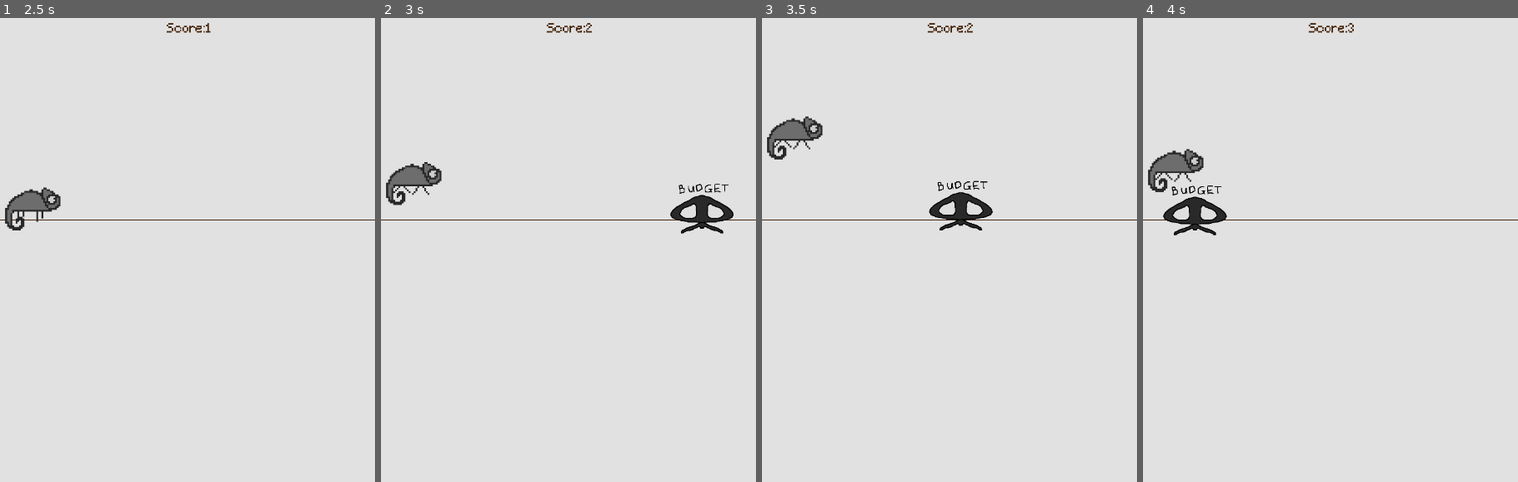
Above: before the commit, frames 1-4 (left to right).
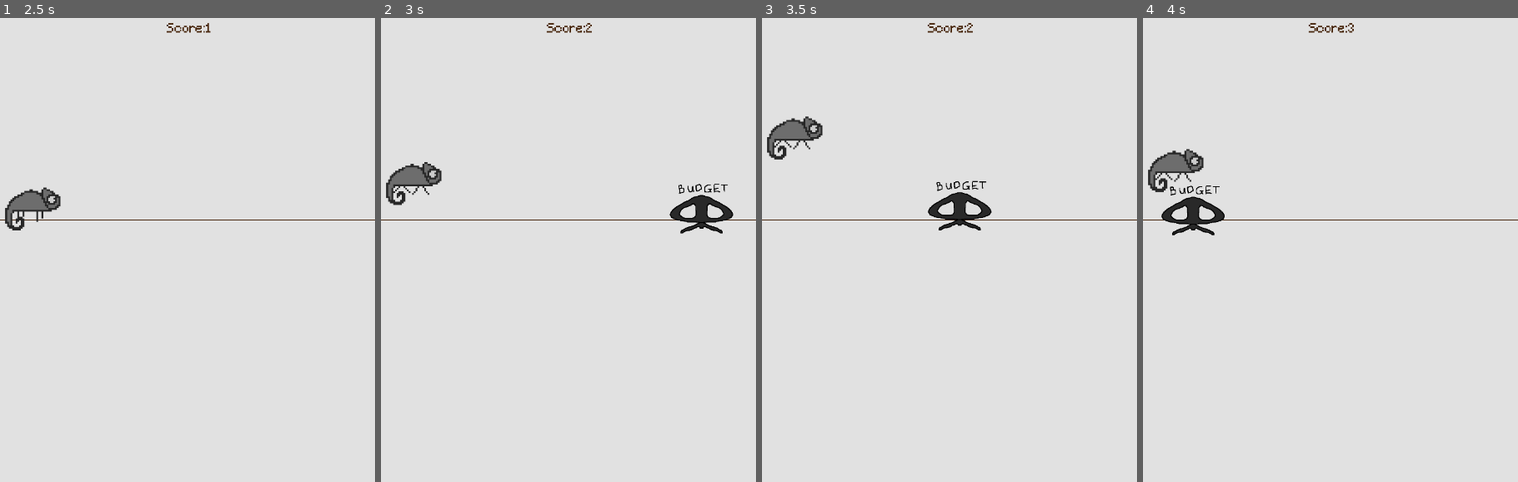
Above: after the commit, the same moments.

Repository: christian-strydom/pixelrun
Game: Godot game, scene res://TitleScreen/TitleScreen.tscn
Two runs of this game, one before a commit and one after it. Both use one fixed random seed, a clock stepped at 60 frames per second and the inputs below.
Inputs:
- Up to frame 1 (2.5 s): tap Enter at 0.5 s; tap Up (jump) at 0.6, 0.77, 1.07, 1.35, 1.52, 1.82, 2.1 s
- Up to frame 2 (3 s): tap Up (jump) at 2.85 s
- Up to frame 3 (3.5 s): tap Up (jump) at 3.02, 3.32 s
- Up to frame 4 (4 s): tap Up (jump) at 3.6, 3.77 s

Frame 1 is identical in both runs. In frame 2, 0.2% of the frame differs, in the area x 76-94%, y 35-47%; in frame 3, 0.3%; in frame 4, 0.5%, in the area x 4-23%, y 36-47%.

Commit message:
Monsters spawn at random times. Running speed increases over time.

Diff:
--- a/Level/Level.gd
+++ b/Level/Level.gd
@@ -1,14 +1,21 @@
 extends Node
-
+var RunSpeed = 1
 
 const OBSTACLE = preload("res://Obstacles/Obstacle.tscn")
+var rng = RandomNumberGenerator.new()
 
 func _ready():
 	Global.score_time = 0
 
 func _on_Timer_timeout():
 	var obstacle = OBSTACLE.instance()
+	RunSpeed *= 1.005
+	obstacle.MonsterSpeed = RunSpeed
 	add_child(obstacle)
+
+	rng.randomize()
+	$Timer.wait_time = rng.randf_range(1.2, 2.0)
+	$Timer.start()
 
 func _process(delta):
 	$Label.text = "Score:" + str(Global.score_time)
--- a/Obstacles/Obstacle.gd
+++ b/Obstacles/Obstacle.gd
@@ -1,6 +1,7 @@
 extends Area2D
+var MonsterSpeed = 1
+var obstacle_list = ["bad_requirements","budget","context_switching","deadlines","limited_resources","no_planning","no_unit_tests","scope_creep"]
 
-var obstacle_list = ["bad_requirements","budget","context_switching","deadlines","limited_resources","no_planning","no_unit_tests","scope_creep"]
 
 func _ready():
 	randomize()
@@ -8,8 +9,7 @@
 	$AnimatedSprite.animation = current_obstacle
 
 func _process(delta):
-	position.x -= 500 * delta
-
+	position.x -= 500 * delta * MonsterSpeed
 
 func _on_VisibilityNotifier2D_screen_exited():
 	queue_free()
--- a/Player2/Player2.tscn
+++ b/Player2/Player2.tscn
@@ -36,7 +36,6 @@
 scale = Vector2( 1.64772, 1.64772 )
 frames = SubResource( 1 )
 animation = "walk"
-frame = 2
 playing = true
 
 [node name="CollisionShape2D" type="CollisionShape2D" parent="."]
